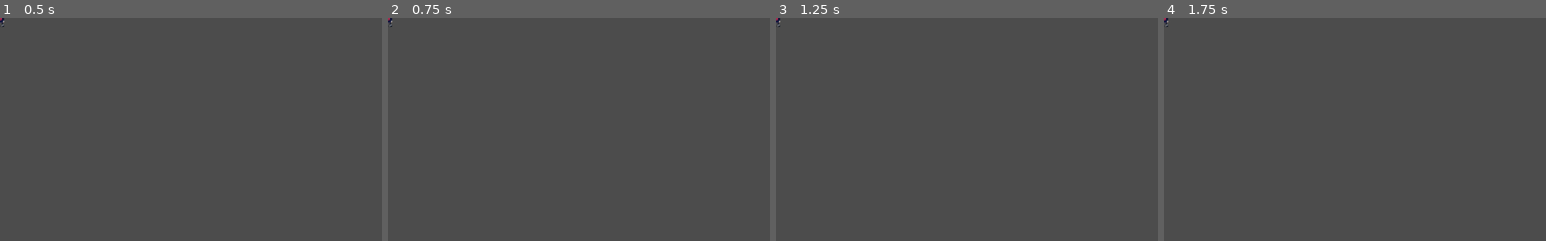
Above: before the commit, frames 1-4 (left to right).
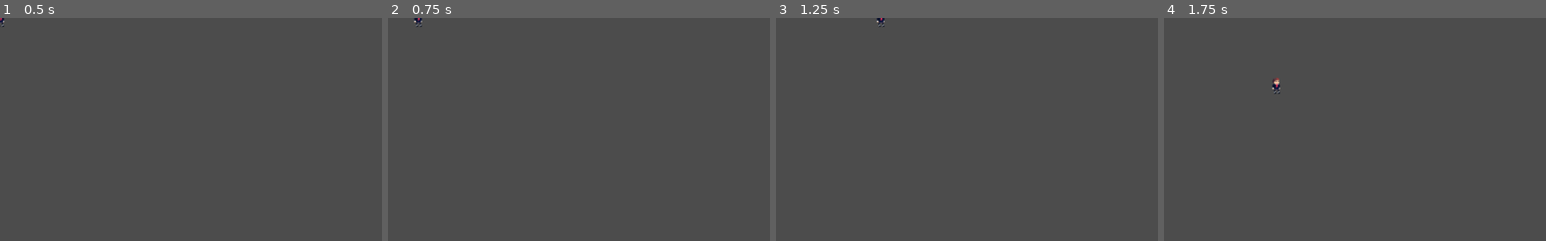
Above: after the commit, the same moments.

Repository: jGraham760/coding-class-period-2-game-jam
Game: Godot game, scene res://whelp.tscn
Same seed, same stepped clock (60 frames per second), same inputs: the game is played once before the commit and once after it.
Inputs:
- Up to frame 1 (0.5 s): no input
- Up to frame 2 (0.75 s): tap Enter at 0.5 s; hold D (right) from 0.53 s (still down)
- Up to frame 3 (1.25 s): keep holding D (right)
- Up to frame 4 (1.75 s): tap Space at 1.25 s; release D (right) at 1.28 s; hold S (down, bound only after the commit) from 1.28 s (still down)
The pictures show only the part of the screen within x 0-50%, y 0-50%; the shares and areas given below are measured in that part.

Frame 1 is identical in both runs. In frame 2, less than 0.1% of the frame differs, in the area x 0-9%, y 0-4%; in frame 3, less than 0.1%; in frame 4, 0.1%, in the area x 0-31%, y 0-35%.

Commit message:
jkhksdfklasdh

Diff:
--- a/game jam period 2/project.godot
+++ b/game jam period 2/project.godot
@@ -28,6 +28,18 @@
 , Object(InputEventKey,"resource_local_to_scene":false,"resource_name":"","device":0,"alt":false,"shift":false,"control":false,"meta":false,"command":false,"pressed":false,"scancode":16777233,"unicode":0,"echo":false,"script":null)
  ]
 }
+up={
+"deadzone": 0.5,
+"events": [ Object(InputEventKey,"resource_local_to_scene":false,"resource_name":"","device":0,"alt":false,"shift":false,"control":false,"meta":false,"command":false,"pressed":false,"scancode":16777232,"unicode":0,"echo":false,"script":null)
+, Object(InputEventKey,"resource_local_to_scene":false,"resource_name":"","device":0,"alt":false,"shift":false,"control":false,"meta":false,"command":false,"pressed":false,"scancode":87,"unicode":0,"echo":false,"script":null)
+ ]
+}
+down={
+"deadzone": 0.5,
+"events": [ Object(InputEventKey,"resource_local_to_scene":false,"resource_name":"","device":0,"alt":false,"shift":false,"control":false,"meta":false,"command":false,"pressed":false,"scancode":83,"unicode":0,"echo":false,"script":null)
+, Object(InputEventKey,"resource_local_to_scene":false,"resource_name":"","device":0,"alt":false,"shift":false,"control":false,"meta":false,"command":false,"pressed":false,"scancode":16777234,"unicode":0,"echo":false,"script":null)
+ ]
+}
 
 [physics]
 
--- a/game jam period 2/whelp.tscn
+++ b/game jam period 2/whelp.tscn
@@ -9,9 +9,8 @@
 [node name="Node2D" type="Node2D"]
 position = Vector2( 0.370041, 0.629959 )
 
-[node name="Sprite" type="Sprite" parent="."]
-position = Vector2( 0, 0.0496063 )
-texture = ExtResource( 1 )
+[node name="Camera2D" type="Camera2D" parent="."]
+zoom = Vector2( 0.2, 0.2 )
 
 [node name="KinematicBody2D" type="KinematicBody2D" parent="."]
 script = ExtResource( 2 )
@@ -19,5 +18,6 @@
 [node name="CollisionShape2D" type="CollisionShape2D" parent="KinematicBody2D"]
 shape = SubResource( 1 )
 
-[node name="Camera2D" type="Camera2D" parent="."]
-zoom = Vector2( 0.2, 0.2 )
+[node name="Sprite" type="Sprite" parent="KinematicBody2D"]
+position = Vector2( 0, 0.0496063 )
+texture = ExtResource( 1 )
Not shown, added: game jam period 2/art/Sprite-0002-Recovered.png.import
Not shown, added: game jam period 2/art/Sprite-0003-Recovered.png.import
